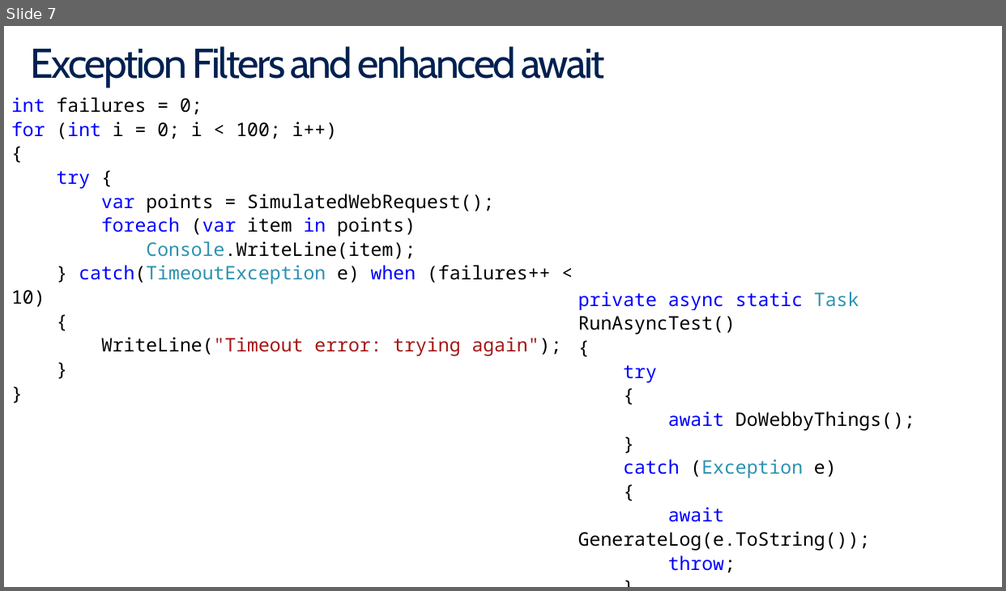
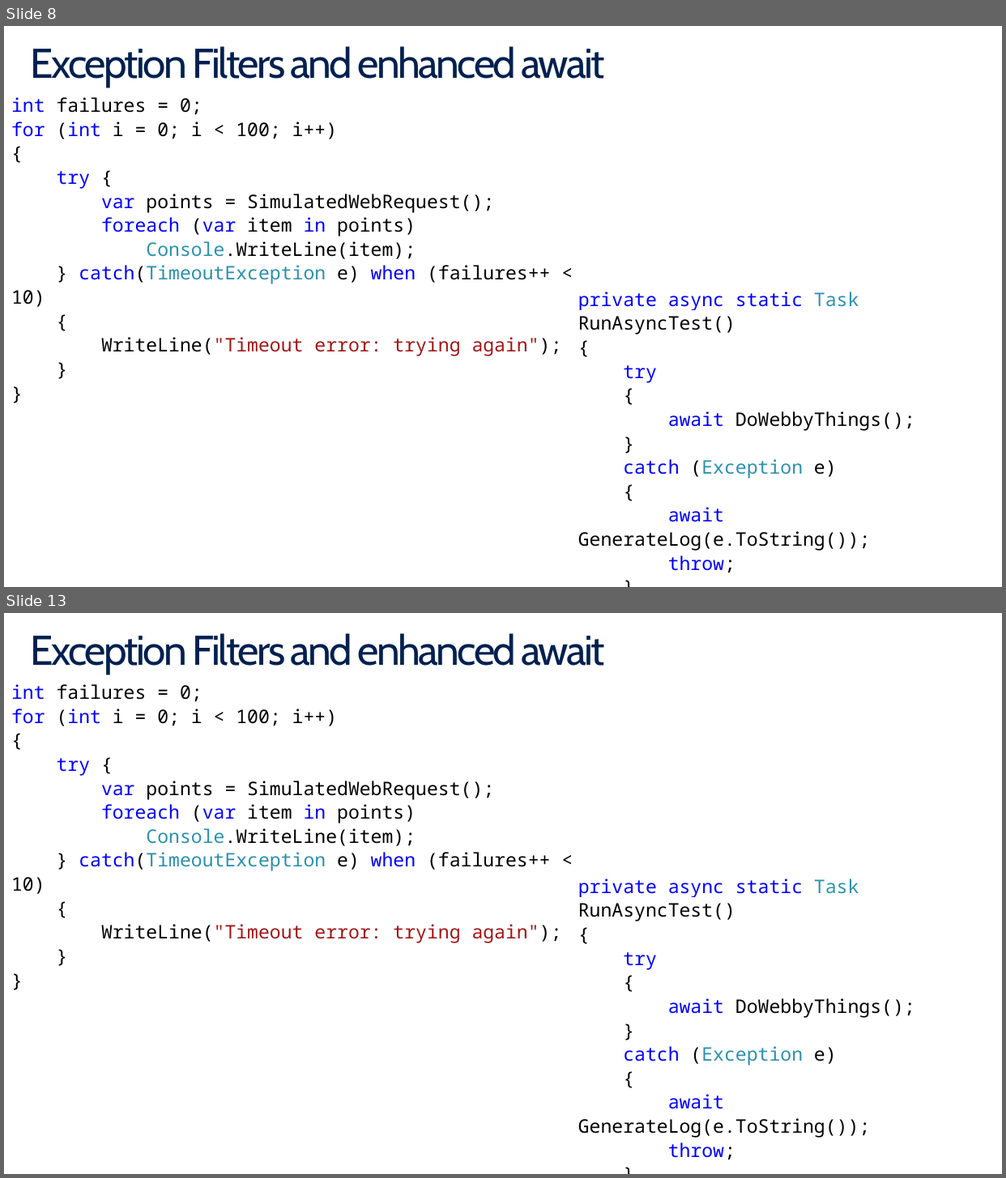
Before and after one commit to BillWagner/MVA-CSharp6, a slide deck: Slides/MVA-What'sNewC#6-Module4.pptx. Shown one above the other, each under a label of ours: slide 7 before the commit, slides 8 and 13 after it; the slides between them are not shown. The pictures are 1006x591 and 1006x1178 pixels, drawn with LibreOffice and Linux fonts; fonts in the diff are those of the drawing. Boxes give left, top, right and bottom in pixels: in the first picture for what was removed or moved away, otherwise in the second. Text is boxed around its words. In the diff, an @@ line names an element or a change of style, - is before the commit and + after.

```diff
--- a/Slides/MVA-What'sNewC#6-Module4.pptx
+++ b/Slides/MVA-What'sNewC#6-Module4.pptx
@@ slide 13 added at bbox=[4, 613, 1002, 1174], background #FFFFFF @@
@@ title added at bbox=[31, 633, 605, 674], 40 pt, text #002050 @@
+Exception Filters and enhanced await
@@ text added at bbox=[11, 684, 562, 943], 18 pt, text #000000 @@
+int failures = 0;
+for (int i = 0; i < 100; i++)
+{
+try {
+var points = SimulatedWebRequest();
+foreach (var item in points)
+Console.WriteLine(item);
+} catch(TimeoutException e) when (failures++ < 10)
+{
+WriteLine("Timeout error: trying again");
+}
+}
@@ text added at bbox=[578, 879, 915, 1161], 18 pt, text #000000 @@
+private async static Task RunAsyncTest()
+{
+try
+{
+await DoWebbyThings();
+}
+catch (Exception e)
+{
+await GenerateLog(e.ToString());
+throw;
+}
+}
@@ what was slide 7 is now slide 8 @@
```
Also in this commit, not shown: 2 slides changed, 4 other slides added, 1 other file.
